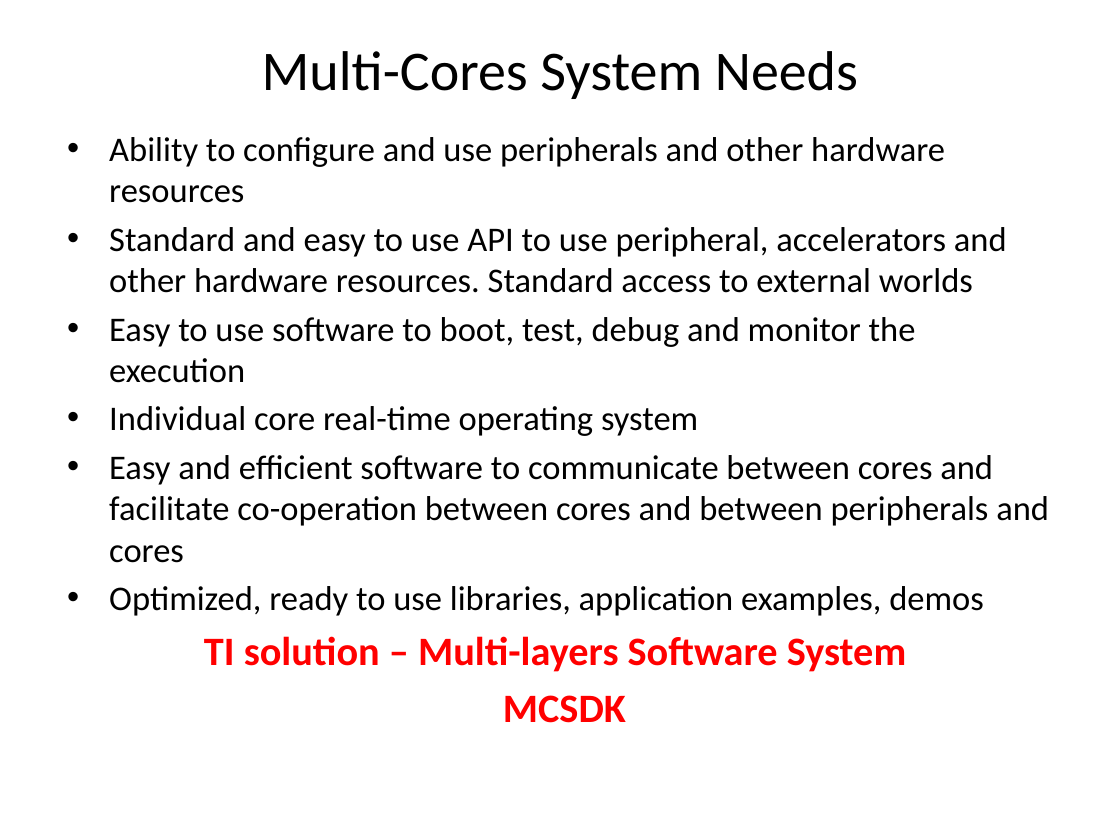
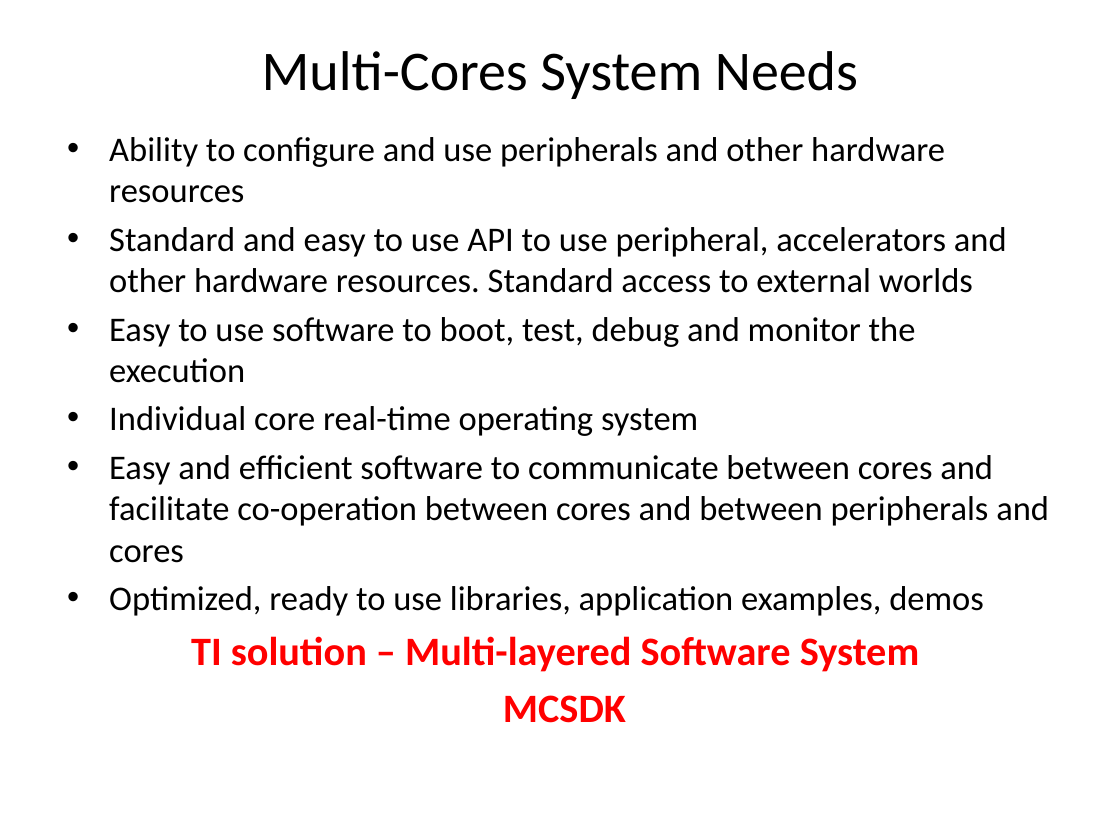
Before and after one commit to hari1989/keystone-workshop, a slide deck: slide 8 of preliminary/Introduction to KeyStone Software ECO.pptx. Drawn at 1120x840 pixels with LibreOffice and Linux fonts; fonts in the diff are those of the drawing. Boxes give left, top, right and bottom in pixels: in the first picture for what was removed or moved away, otherwise in the second. Text is boxed around its words. In the diff, an @@ line names an element or a change of style, - is before the commit and + after.

```diff
--- a/preliminary/Introduction to KeyStone Software ECO.pptx
+++ b/preliminary/Introduction to KeyStone Software ECO.pptx
@@ text at (191, 636, 920, 672): text changed @@
-TI solution – Multi-layers Software System
+TI solution – Multi-layered Software System
```
Also in this commit, not shown: 4 other slides changed, 1 slide added, 2 slides removed.
